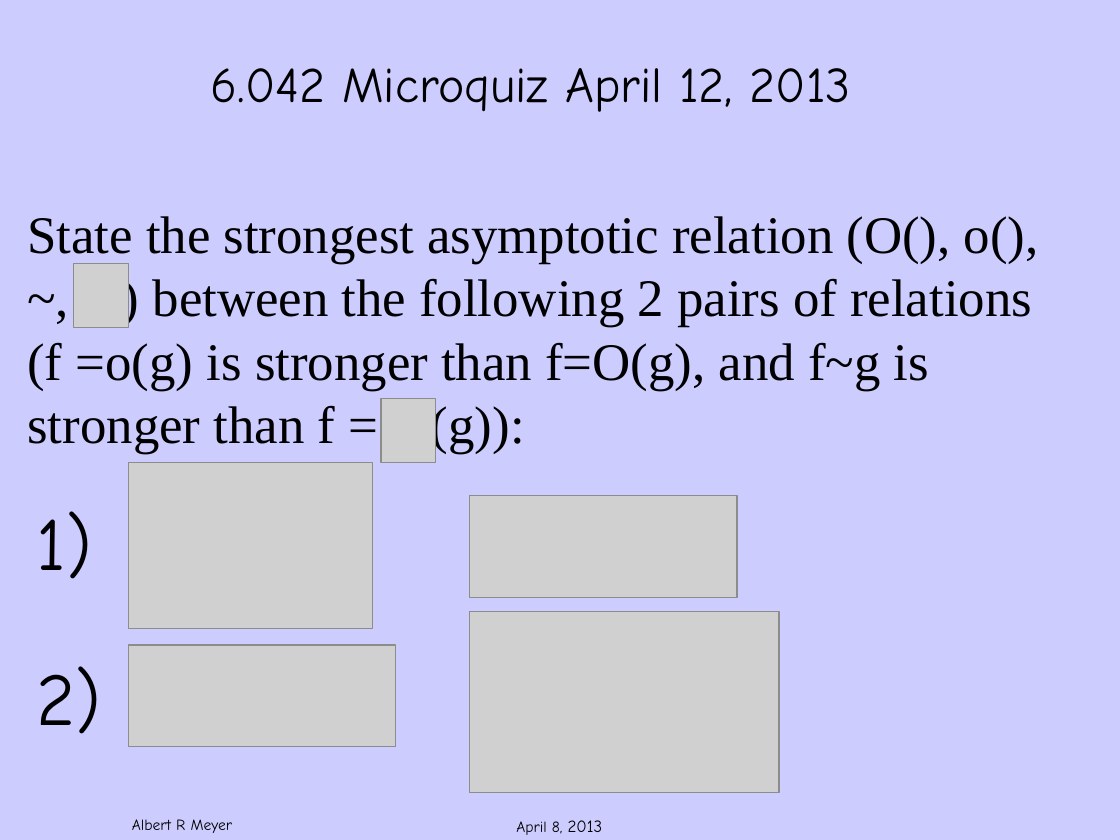
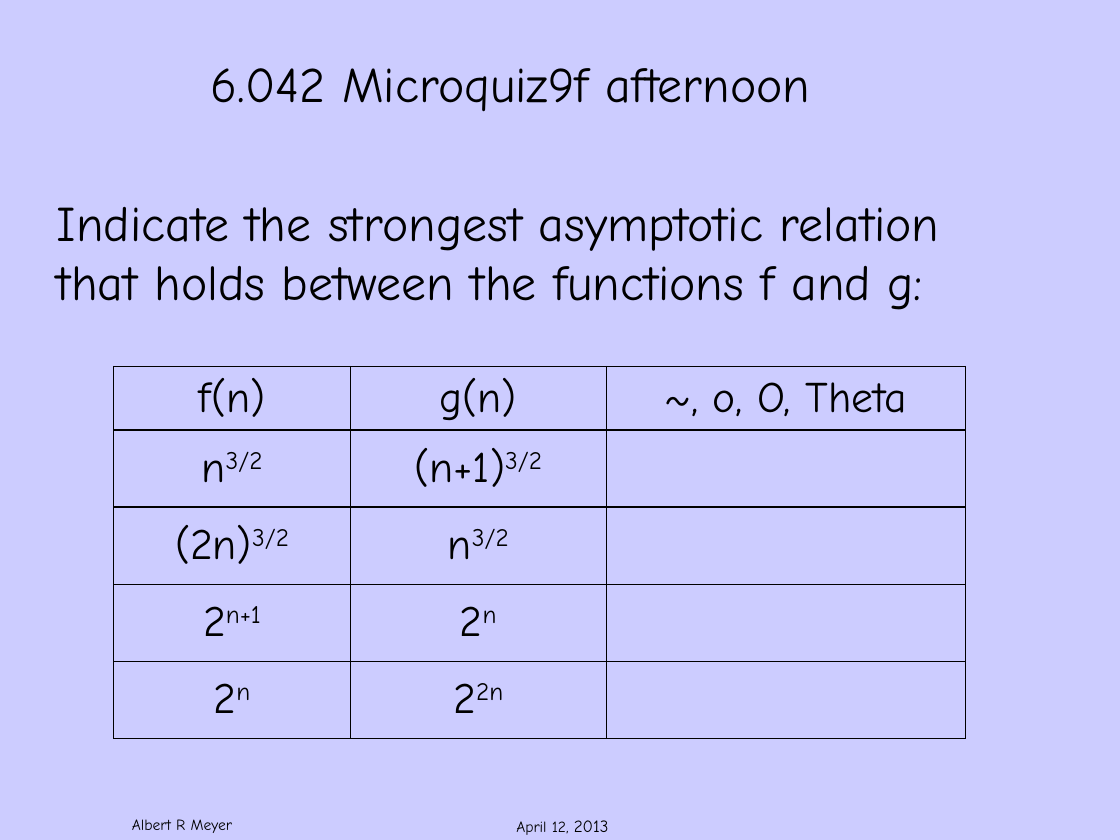
Before and after one commit to armeyer/mcs_web, a slide deck: slide 1 of spring13/slides13/microquiz9f-afternoon.pptx. Drawn at 1120x840 pixels with LibreOffice and Linux fonts; fonts in the diff are those of the drawing; grey boxes stand for pictures; background and template pictures are left out. Boxes give left, top, right and bottom in pixels: in the first picture for what was removed or moved away, otherwise in the second. Text is boxed around its words. In the diff, an @@ line names an element or a change of style, - is before the commit and + after.

```diff
--- a/spring13/slides13/microquiz9f-afternoon.pptx
+++ b/spring13/slides13/microquiz9f-afternoon.pptx
@@ text at (210,68,810,112): text changed @@
-6.042 Microquiz April 12, 2013
+6.042 Microquiz9f afternoon
@@ text added at (57,207,940,310), 32 pt, text #000000 @@
+Indicate the strongest asymptotic relation
+that holds between the functions f and g:
@@ text removed at (27,216,1039,454) @@
-State the strongest asymptotic relation (O(), o(), ~, ) between the following 2 pairs of relations (f =o(g) is stronger than f=O(g), and f~g is stronger than f = (g)):
@@ picture removed at (74,263,129,327) @@
@@ table added at (114,366,965,738), 5 rows, 3 columns @@
+f(n) | g(n) | ~, o, O, Theta
+n3/2 | (n+1)3/2 | 
+(2n)3/2 | n3/2 | 
+2n+1 | 2n | 
+2n | 22n | 
@@ picture removed at (381,399,436,463) @@
@@ picture removed at (129,463,373,628) @@
@@ picture removed at (470,496,738,598) @@
@@ text removed at (37,511,92,579) @@
-1)
@@ picture removed at (470,612,780,792) @@
@@ picture removed at (129,645,396,747) @@
@@ text removed at (37,666,102,734) @@
-2)
@@ text at (516,820,609,835): text changed @@
-April 8, 2013
+April 12, 2013
```
Also in this commit, not shown: 4 other files.
